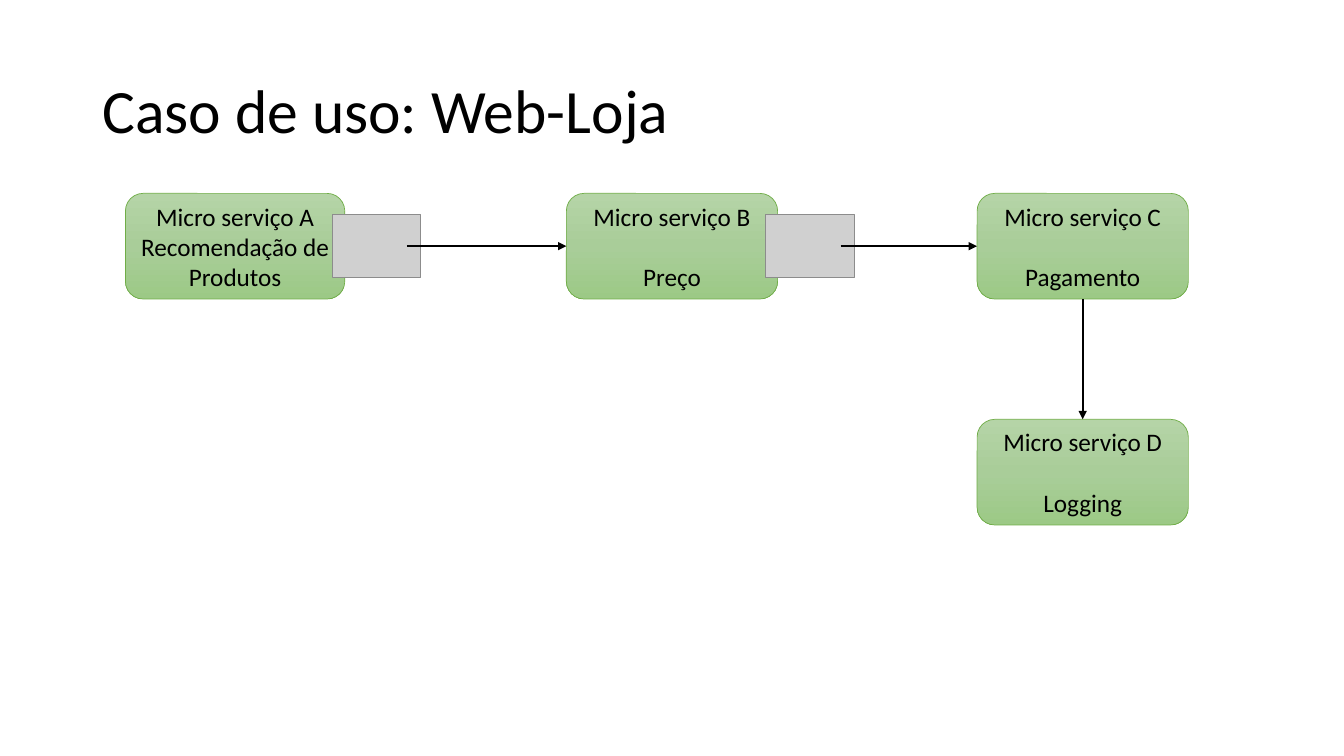
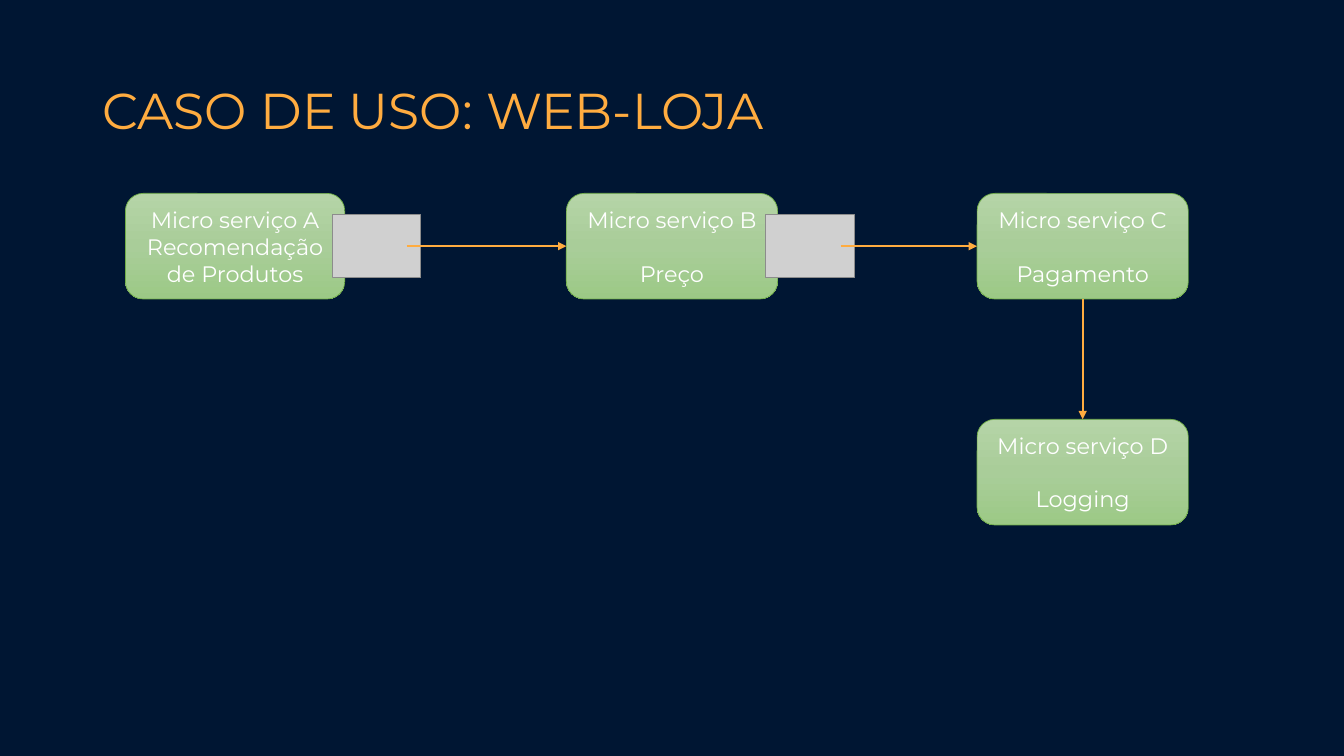
Before and after one commit to renan-meireles/circuitbreaker-sample, a slide deck: slide 9 of circuit breaker.pptx. Drawn at 1344x756 pixels with LibreOffice and Linux fonts; fonts in the diff are those of the drawing; grey boxes stand for pictures. Boxes give left, top, right and bottom in pixels: in the first picture for what was removed or moved away, otherwise in the second. Text is boxed around its words. In the diff, an @@ line names an element or a change of style, - is before the commit and + after.

```diff
--- a/circuit breaker.pptx
+++ b/circuit breaker.pptx
@@ background #FFFFFF to #001633 @@
@@ title at [102, 93, 763, 130]: text changed; size 44 to 36 pt; font Calibri to Montserrat; text colour #000000 to #FFAC40 @@
-Caso de uso: Web-Loja
+CASO DE USO: WEB-LOJA
@@ arrow (407, 246) - (567, 246): stroke #000000 1.5 pt to #FFAC40 1.5 pt @@
@@ arrow (841, 246) - (977, 246): stroke #000000 1.5 pt to #FFAC40 1.5 pt @@
@@ arrow (1083, 299) - (1083, 419): stroke #000000 1.5 pt to #FFAC40 1.5 pt @@
@@ size 18 to 16 pt, font Calibri to Montserrat, text colour #000000 to #FFFFFF in 4 elements at [125, 194, 345, 299], [567, 194, 778, 299], [977, 194, 1189, 299], [977, 419, 1189, 525] @@
```
Also in this commit, not shown: 11 other slides changed, 1 slide added.
